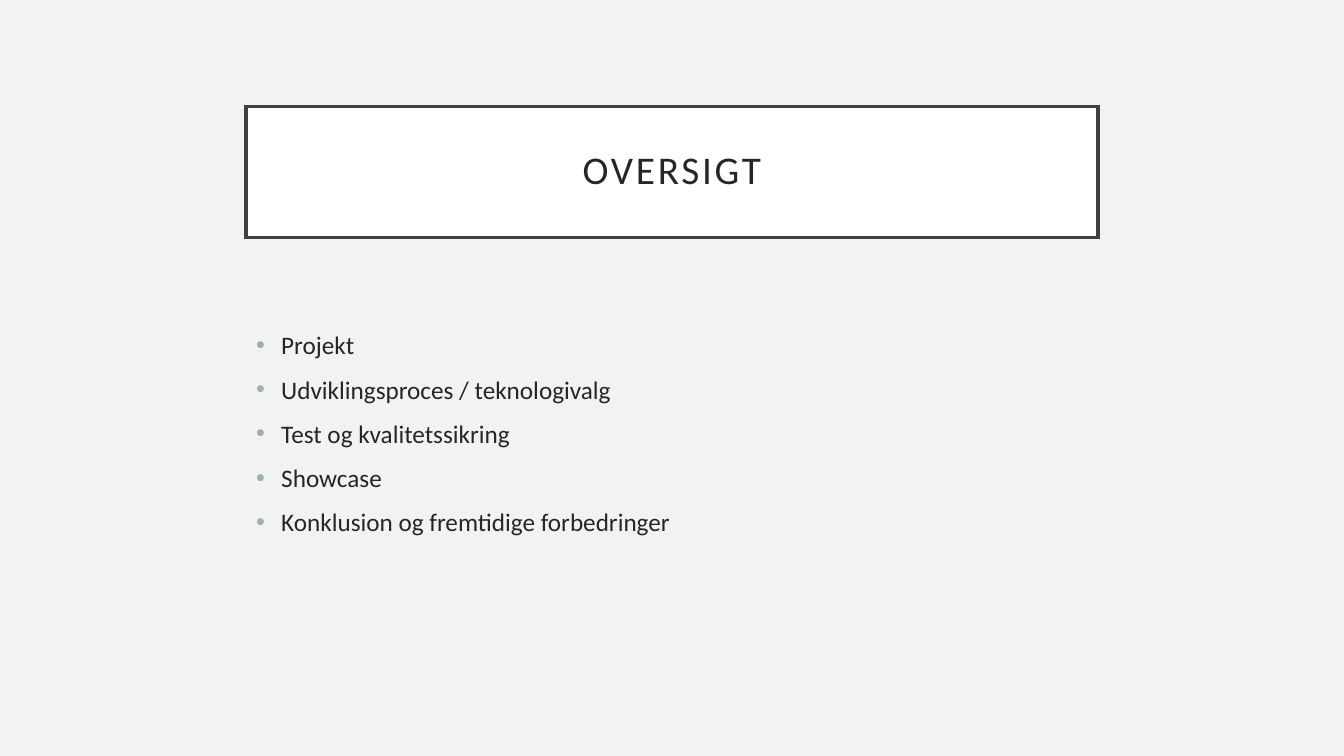
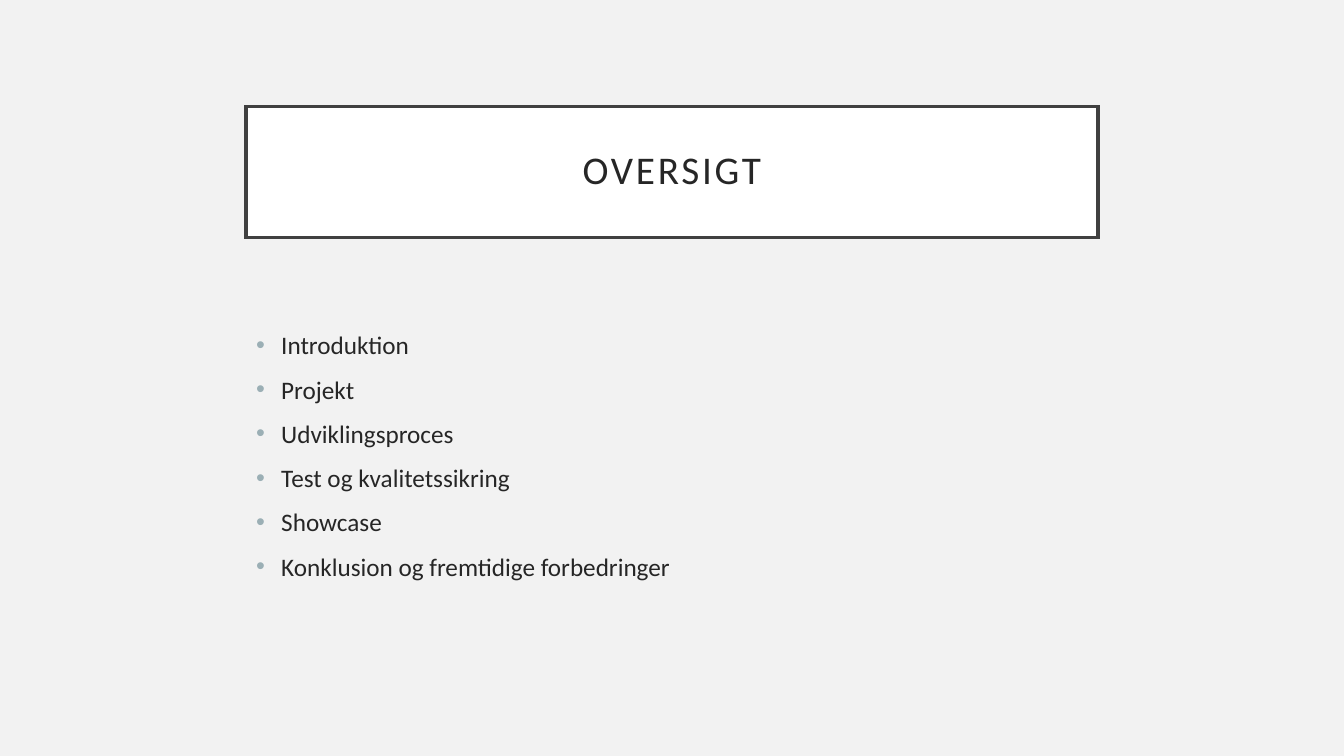
Before and after one commit to MichaelAggerholm/Apprentice_Test, a slide deck: slide 2 of Assets/Documents/Præsentation-sidernesVerden.pptx. Drawn at 1344x756 pixels with LibreOffice and Linux fonts; fonts in the diff are those of the drawing. Boxes give left, top, right and bottom in pixels: in the first picture for what was removed or moved away, otherwise in the second. Text is boxed around its words. In the diff, an @@ line names an element or a change of style, - is before the commit and + after.

```diff
--- a/Assets/Documents/Præsentation-sidernesVerden.pptx
+++ b/Assets/Documents/Præsentation-sidernesVerden.pptx
@@ text at (281,336,409,354): paragraph added @@
+• Introduktion
@@ text at (281,425,453,448): text changed @@
-• Udviklingsproces / teknologivalg
+• Udviklingsproces
```
Also in this commit, not shown: 4 other slides changed, 2 slides added, 1 slide removed.
